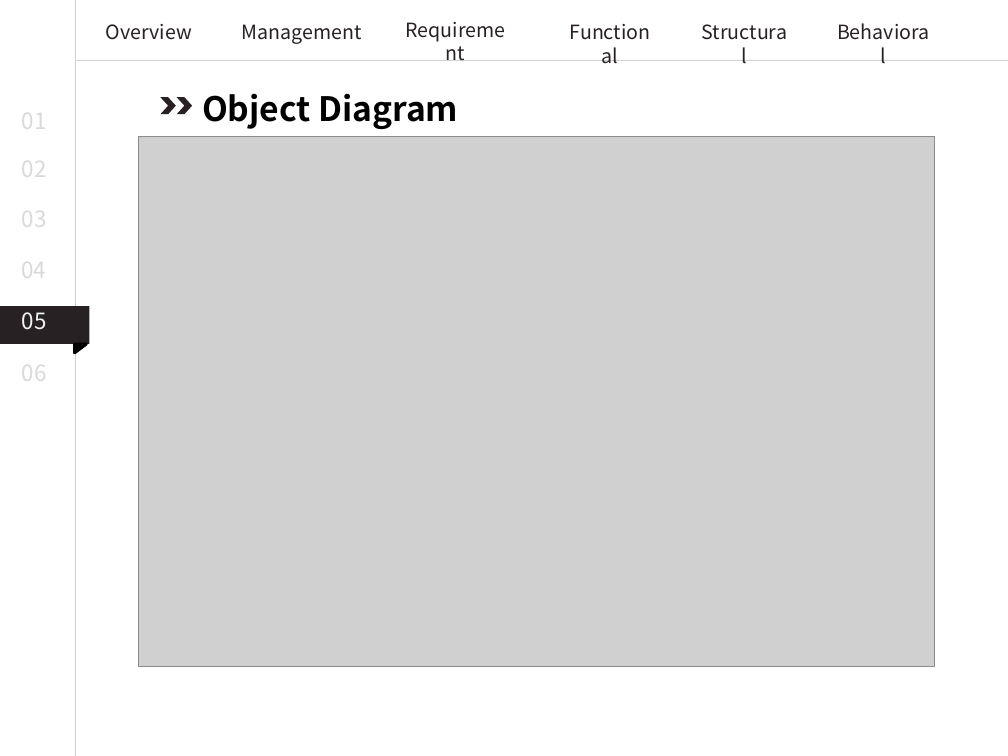
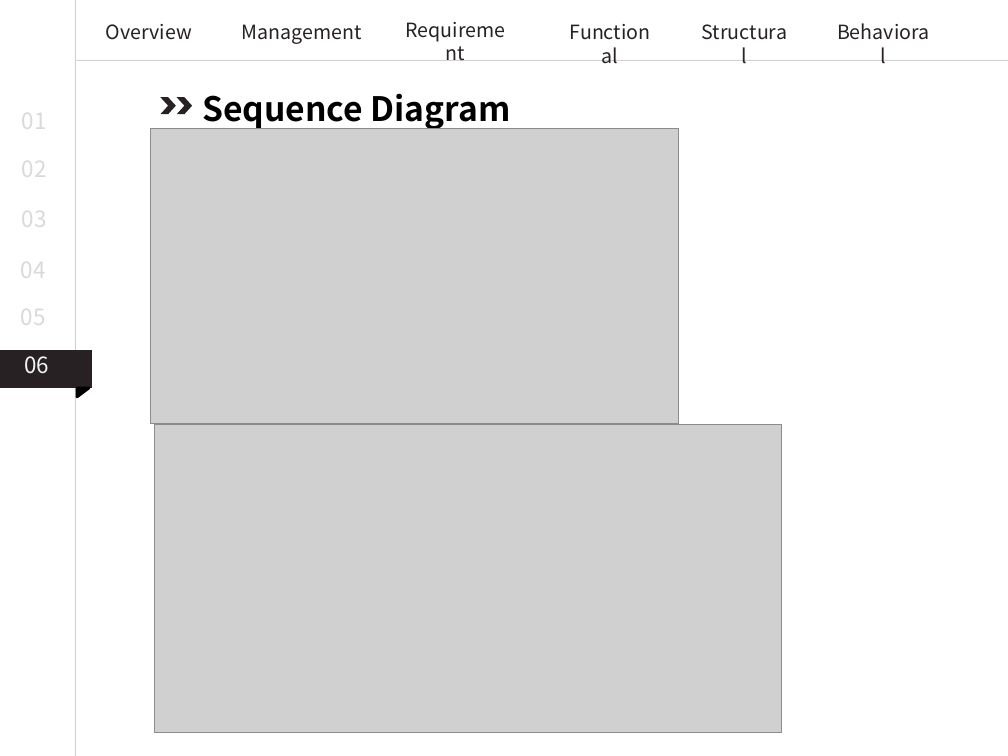
Before and after one commit to JoDongHyuen/KNUSD-20202-Team1, a slide deck: slide 33 of 11월 9일 회의내용/시스템 상세설계.pptx (slide 31 before the commit). Drawn at 1008x756 pixels with LibreOffice and Linux fonts; fonts in the diff are those of the drawing; grey boxes stand for pictures. Boxes give left, top, right and bottom in pixels: in the first picture for what was removed or moved away, otherwise in the second. Text is boxed around its words. In the diff, an @@ line names an element or a change of style, - is before the commit and + after.

```diff
--- a/11월 9일 회의내용/시스템 상세설계.pptx
+++ b/11월 9일 회의내용/시스템 상세설계.pptx
@@ text at (x1=202, y1=93, x2=511, y2=130): text changed @@
-Object Diagram
+Sequence Diagram
@@ picture added at (x1=150, y1=128, x2=678, y2=423) @@
@@ text "05" at (x1=21, y1=300, x2=46, y2=332): text colour #F2F2F2 to #D9D9D9, letter outline #D9D9D9 0.75 pt to #000000 0.75 pt @@
@@ rectangle moved from (x1=0, y1=306, x2=89, y2=345) to (x1=0, y1=350, x2=92, y2=388) @@
@@ text "06" at (x1=25, y1=356, x2=50, y2=374): text colour #D9D9D9 to #F2F2F2, letter outline #000000 0.75 pt to #D9D9D9 0.75 pt @@
@@ right triangle moved from (x1=74, y1=344, x2=86, y2=353) to (x1=77, y1=388, x2=89, y2=397) @@
@@ picture resized from (x1=139, y1=137, x2=934, y2=667) to (x1=155, y1=424, x2=782, y2=732) @@
```
Also in this commit, not shown: 8 other slides changed, 1 slide added.
